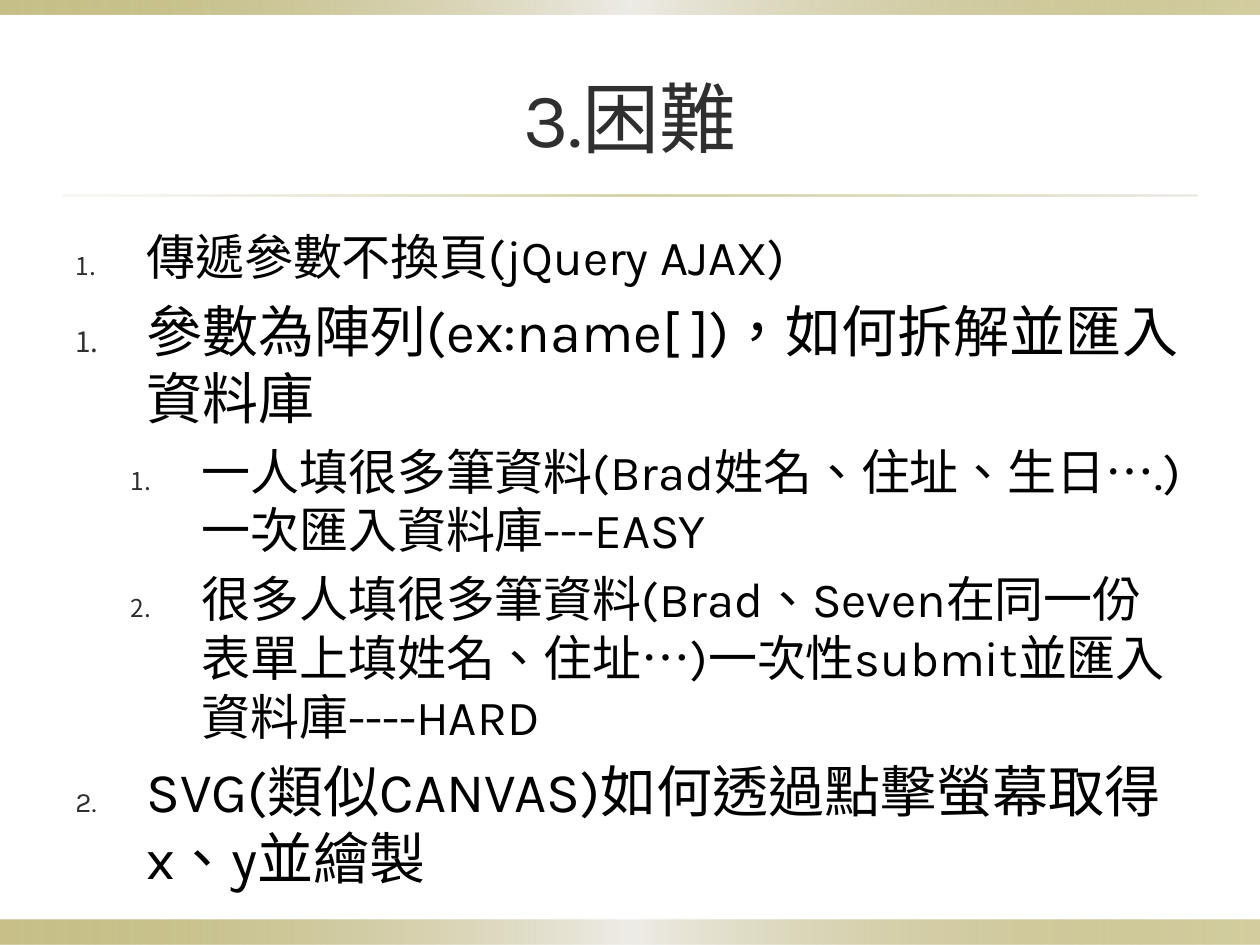
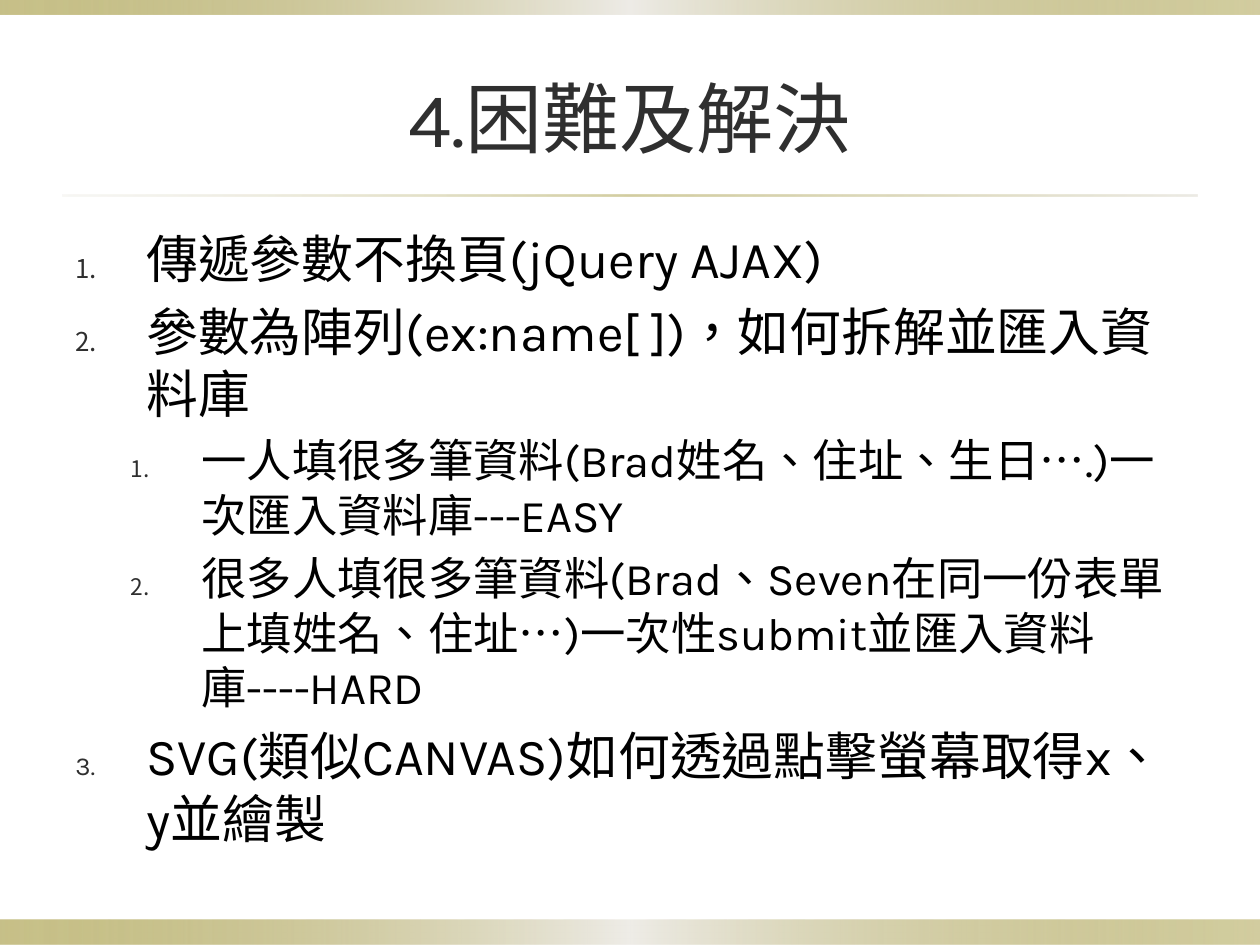
Before and after one commit to mvpscottjon/bsk, a slide deck: slide 8 of 小專_7.pptx. Drawn at 1260x945 pixels with LibreOffice and Linux fonts; fonts in the diff are those of the drawing; background and template pictures are left out. Boxes give left, top, right and bottom in pixels: in the first picture for what was removed or moved away, otherwise in the second. Text is boxed around its words. In the diff, an @@ line names an element or a change of style, - is before the commit and + after.

```diff
--- a/小專_7.pptx
+++ b/小專_7.pptx
@@ title at [409, 82, 851, 154]: text changed @@
-3.困難
+4.困難及解決
@@ text "傳遞參數不換頁(jQuery AJAX)" at [146, 234, 1163, 850]: size 28 to 29.6 pt in "傳遞參數不換頁(jQuery AJAX)"; size 32 to 29.6 pt in "參數為陣列(ex:name[ ])，如何拆解並匯入資料庫", "SVG(類似CANVAS)如何透過點擊螢幕取得x、y並繪製"; size 28 to 25.9 pt in "一人填很多筆資料(Brad姓名、住址、生日….)一次匯入資料庫---EASY", "很多人填很多筆資料(Brad、Seven在同一份表單上填姓名、住址…)一次性submit並匯入資料庫----HARD"; list level 2 to 1 in "傳遞參數不換頁(jQuery AJAX)" @@
```
Also in this commit, not shown: 7 other slides changed, 1 slide removed.
